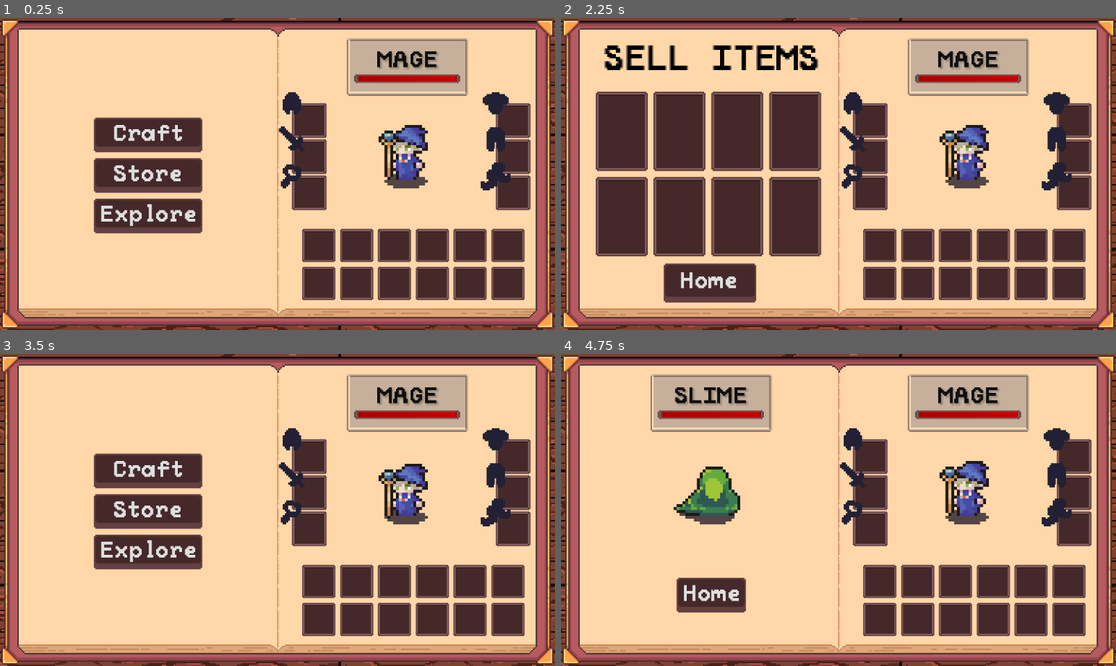
Above: before the commit, frames 1-4 (two rows, left to right).
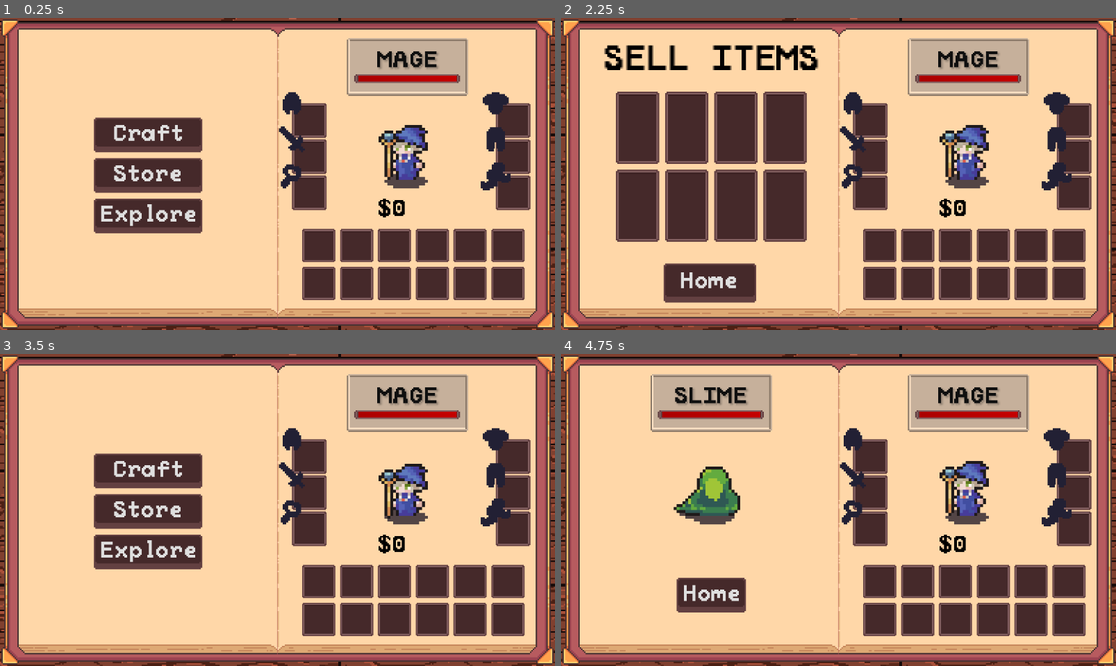
Above: after the commit, the same moments.

Repository: Blortlett/GodotIdle
Game: Godot game, scene res://Scenes/GuiNode.tscn
Same seed, same stepped clock (60 frames per second), same inputs: the game is played once before the commit and once after it.
Inputs:
- Up to frame 1 (0.25 s): no input
- Up to frame 2 (2.25 s): click "Craft" at 0.5 s; click "Home" at 1.25 s; click "Store" at 2 s
- Up to frame 3 (3.5 s): click "Home" at 2.75 s
- Up to frame 4 (4.75 s): click "Explore" at 3.5 s; click "Sunny Meadow" at 4.25 s

The runs differ from the first frame. In frame 1, 0.2% of the frame differs, in the area x 68-73%, y 57-64%; in frame 2, 11%, in the area x 6-73%, y 23-77%; in frame 3, 0.2%; in frame 4, 0.2%.

Commit message:
added in player data class. a bit unsure how I should tick down time on sellables

Diff:
--- a/Inventory/GameInventorys/ShopInventory.tres
+++ b/Inventory/GameInventorys/ShopInventory.tres
@@ -59,7 +59,35 @@
 mEquipmentType = 0
 metadata/_custom_type_script = "uid://bx52jjxmfncpj"
 
+[sub_resource type="Resource" id="Resource_7fkab"]
+script = ExtResource("2_c1fpj")
+amount = 0
+mIsEquipmentSlot = false
+mEquipmentType = 0
+metadata/_custom_type_script = "uid://bx52jjxmfncpj"
+
+[sub_resource type="Resource" id="Resource_pqwnt"]
+script = ExtResource("2_c1fpj")
+amount = 0
+mIsEquipmentSlot = false
+mEquipmentType = 0
+metadata/_custom_type_script = "uid://bx52jjxmfncpj"
+
+[sub_resource type="Resource" id="Resource_8hcb5"]
+script = ExtResource("2_c1fpj")
+amount = 0
+mIsEquipmentSlot = false
+mEquipmentType = 0
+metadata/_custom_type_script = "uid://bx52jjxmfncpj"
+
+[sub_resource type="Resource" id="Resource_fgcbg"]
+script = ExtResource("2_c1fpj")
+amount = 0
+mIsEquipmentSlot = false
+mEquipmentType = 0
+metadata/_custom_type_script = "uid://bx52jjxmfncpj"
+
 [resource]
 script = ExtResource("1_fbi5t")
-slots = Array[ExtResource("2_c1fpj")]([SubResource("Resource …(185 unchanged characters)… e_auakg"), SubResource("Resource_1xknk")])
+slots = Array[ExtResource("2_c1fpj")]([SubResource("Resource …(185 unchanged characters)… e_auakg"), SubResource("Resource_1xknk"), SubResource("Resource_7fkab"), SubResource("Resource_pqwnt"), SubResource("Resource_8hcb5"), SubResource("Resource_fgcbg")])
 metadata/_custom_type_script = "uid://dvu0cvlyuscvd"
--- a/Inventory/Scripts/scrInventoryItem.gd
+++ b/Inventory/Scripts/scrInventoryItem.gd
@@ -25,3 +25,4 @@
 @export var DefenseModifier: float;
 @export var MagicDefenseModifier: float;
 @export var HealAmount: float;
+@export var TimeToSell: float = 9;
--- a/Inventory/UI/InventoryUI/nInventoryUI.tscn
+++ b/Inventory/UI/InventoryUI/nInventoryUI.tscn
@@ -11,6 +11,7 @@
 [ext_resource type="PackedScene" uid="uid://dv0y07r2i4vmd" path="res://UI/HomeMenuUI/nHomeMenuUI.tscn" id="9_2bf1r"]
 [ext_resource type="PackedScene" uid="uid://2nnh4f80nnll" path="res://UI/DestinationMenuUI/nDestinationMenuUI.tscn" id="9_sfvvv"]
 [ext_resource type="Script" uid="uid://h20ddr8cjwko" path="res://UI/CombatMenuUI/scrCombatMenuUI.gd" id="10_2bf1r"]
+[ext_resource type="FontFile" uid="uid://n84lclh7eapu" path="res://Art/Fonts/PeaberryMono.ttf" id="10_e220e"]
 [ext_resource type="Resource" uid="uid://chhe8648spgs7" path="res://Inventory/GameInventorys/PlayerEquipmentInventory.tres" id="11_2hnsh"]
 [ext_resource type="Script" uid="uid://0k82eyh0nyh7" path="res://Inventory/Scripts/scrInventoryActions.gd" id="11_2xcof"]
 [ext_resource type="Script" uid="uid://cgimejhachxg6" path="res://Character/UI/scrCharacterDisplayController.gd" id="11_kbc3c"]
@@ -21,6 +22,10 @@
 [ext_resource type="SpriteFrames" uid="uid://p1na7ynjh28j" path="res://Character/Sprites/GoodGuys/sprfMage.tres" id="17_1n702"]
 [ext_resource type="SpriteFrames" uid="uid://bqcrmjx5wggrq" path="res://Character/Sprites/GoodGuys/sprfRanger.tres" id="18_5jg8s"]
 
+[sub_resource type="LabelSettings" id="LabelSettings_pgv5h"]
+font = ExtResource("10_e220e")
+font_color = Color(0.00459157, 0.00354284, 0.000437961, 1)
+
 [node name="GameUI" type="Control" node_paths=PackedStringArray("mSlotParent")]
 layout_mode = 3
 anchors_preset = 15
@@ -244,6 +249,23 @@
 mIsEquipmentSlot = true
 mEquipmentType = 5
 
+[node name="PlayerMoneyLabel" type="Label" parent="SystemUI/CharacterUI"]
+texture_filter = 1
+layout_mode = 1
+anchors_preset = 8
+anchor_left = 0.5
+anchor_top = 0.5
+anchor_right = 0.5
+anchor_bottom = 0.5
+offset_left = -19.0
+offset_top = 17.29
+offset_right = 21.0
+offset_bottom = 40.29
+grow_horizontal = 2
+grow_vertical = 2
+text = "$100"
+label_settings = SubResource("LabelSettings_pgv5h")
+
 [node name="DestinationMenuUI" parent="SystemUI" instance=ExtResource("9_sfvvv")]
 layout_mode = 1
 offset_left = -90.2439
@@ -261,6 +283,7 @@
 mouse_filter = 2
 
 [node name="CombatMenuUI" type="Control" parent="SystemUI" node_paths=PackedStringArray("ButtonParent")]
+visible = false
 layout_mode = 1
 anchors_preset = 8
 anchor_left = 0.5
@@ -297,6 +320,7 @@
 grow_vertical = 2
 
 [node name="CraftMenuUI" parent="SystemUI" instance=ExtResource("15_1n702")]
+visible = false
 layout_mode = 1
 
 [node name="ShopMenuUI" parent="SystemUI" instance=ExtResource("16_5jg8s")]
--- a/Inventory/UI/InventoryUI/scrINV_UI.gd
+++ b/Inventory/UI/InventoryUI/scrINV_UI.gd
@@ -1,5 +1,5 @@
 class_name InventoryUI extends Control;
-@export var mInv: Resource;
+@export var mInv: Inv;
 @export var mSlotParent: Node;
 var mSlots: Array[Node];
 var isOpen = false;
--- a/Scenes/GuiNode.tscn
+++ b/Scenes/GuiNode.tscn
@@ -13,6 +13,7 @@
 [ext_resource type="Script" uid="uid://dho7oenng3gns" path="res://Scripts/Managers/scrUIController.gd" id="11_gc5i1"]
 [ext_resource type="Script" uid="uid://daodhq5dbe7" path="res://Areas/scrAreaManager.gd" id="12_0l2m4"]
 [ext_resource type="Script" uid="uid://8dyup1wg1q7x" path="res://Scripts/Managers/scrConsumableManager.gd" id="12_xnu72"]
+[ext_resource type="Script" uid="uid://c6pgxkhlsuos4" path="res://Scripts/Data/scrPlayerData.gd" id="14_yplc7"]
 
 [node name="Node" type="Node"]
 
@@ -67,8 +68,5 @@
 script = ExtResource("12_xnu72")
 metadata/_custom_type_script = "uid://8dyup1wg1q7x"
 
-[node name="Control" type="Control" parent="."]
-layout_mode = 3
-anchors_preset = 0
-offset_right = 40.0
-offset_bottom = 40.0
+[node name="PlayerData" type="Node" parent="."]
+script = ExtResource("14_yplc7")
--- /dev/null
+++ b/Scripts/Data/scrPlayerData.gd
@@ -0,0 +1,14 @@
+class_name PlayerData extends Node
+var mPlayerMoney: int = 0;
+# Player money balance display
+@onready var mPlayerMoneyDisplay: Label = get_tree().get_root().get_node("Node/GameUI/SystemUI/CharacterUI/PlayerMoneyLabel")
+
+func _ready() -> void:
+	RefreshPlayerMoneyDisplay()
+
+func AddMoney(_MoneyToAdd: int):
+	mPlayerMoney += _MoneyToAdd;
+	RefreshPlayerMoneyDisplay()
+
+func RefreshPlayerMoneyDisplay():
+	mPlayerMoneyDisplay.text = "$"+str(mPlayerMoney)
--- a/Scripts/Managers/scrUIController.gd
+++ b/Scripts/Managers/scrUIController.gd
@@ -4,7 +4,7 @@
 @onready var HomeUI: Control = get_node("../GameUI/SystemUI/HomeMenuUI")
 @onready var DestinationUI: Control = get_node("../GameUI/SystemUI/DestinationMenuUI")
 @onready var EnemyCharacterUI: Control = get_node("../GameUI/SystemUI/CombatMenuUI")
-@onready var ShopMenuUI: Control = get_node("../GameUI/SystemUI/ShopMenuUI")
+@onready var mShopMenuUI: Control = get_node("../GameUI/SystemUI/ShopMenuUI")
 @onready var CraftingMenuUI: Control = get_node("../GameUI/SystemUI/CraftMenuUI")
 
 
@@ -22,7 +22,7 @@
 	HomeUI.visible = false
 	DestinationUI.visible = false
 	EnemyCharacterUI.visible = false
-	ShopMenuUI.visible = false
+	mShopMenuUI.visible = false
 	CraftingMenuUI.visible = false
 
 
@@ -39,7 +39,7 @@
 		GameState.StateType.EXPLORING:
 			EnemyCharacterUI.visible = true
 		GameState.StateType.SHOP:
-			ShopMenuUI.visible = true;
+			mShopMenuUI.visible = true;
 		GameState.StateType.CRAFTING:
 			CraftingMenuUI.visible = true;
 		_: # default case (Means shit's broken)
--- a/UI/CraftMenuUI/scrCraftMenuUI.gd
+++ b/UI/CraftMenuUI/scrCraftMenuUI.gd
@@ -4,8 +4,7 @@
 # Button storage
 @export var ButtonParent: GridContainer;
 var Buttons: Array[Button];
-# Button Spawnable
-@onready var mButton: PackedScene = preload("res://UI/ButtonUI/nButtonUI.tscn");
+# Button
 @onready var mHomeButton: Control = get_node("Button");
 
 # Gamestate Manager
--- /dev/null
+++ b/UI/ShopMenuUI/ShopSellSlot/nShopSellSlotUI.tscn
@@ -0,0 +1,19 @@
+[gd_scene load_steps=3 format=3 uid="uid://c1er7if1upeui"]
+
+[ext_resource type="Script" uid="uid://bnvy1v21xb85c" path="res://UI/ShopMenuUI/ShopSellSlot/scrShopSellSlot.gd" id="1_bxk34"]
+[ext_resource type="PackedScene" uid="uid://0luyfwm87ckl" path="res://Inventory/UI/InventoryUI/nInvSlotUI.tscn" id="1_j2241"]
+
+[node name="ShopSellSlotUI" type="Control"]
+layout_mode = 3
+anchors_preset = 0
+script = ExtResource("1_bxk34")
+
+[node name="InvSlotUI" parent="." instance=ExtResource("1_j2241")]
+custom_minimum_size = Vector2(36, 55)
+layout_mode = 2
+anchors_preset = 0
+anchor_right = 0.0
+anchor_bottom = 0.0
+offset_left = -40.0
+offset_right = -4.0
+offset_bottom = 55.0
--- /dev/null
+++ b/UI/ShopMenuUI/ShopSellSlot/scrShopSellSlot.gd
@@ -0,0 +1,2 @@
+class_name ShopSellSlot extends Node
+@onready var mInventorySlot = get_node("InvSlotUI")
--- a/UI/ShopMenuUI/nShopMenuUI.tscn
+++ b/UI/ShopMenuUI/nShopMenuUI.tscn
@@ -27,9 +27,9 @@
 anchors_preset = 4
 anchor_top = 0.5
 anchor_bottom = 0.5
-offset_left = 23.0
+offset_left = 37.0
 offset_top = -57.0
-offset_right = 254.785
+offset_right = 268.785
 offset_bottom = 57.0
 grow_vertical = 2
 mouse_filter = 2
@@ -39,35 +39,35 @@
 mSlotParent = NodePath(".")
 
 [node name="InvSlotUI" parent="InventoryGrid" instance=ExtResource("1_185nt")]
-custom_minimum_size = Vector2(36, 55)
+custom_minimum_size = Vector2(30, 50)
 layout_mode = 2
 
 [node name="InvSlotUI2" parent="InventoryGrid" instance=ExtResource("1_185nt")]
-custom_minimum_size = Vector2(36, 55)
+custom_minimum_size = Vector2(30, 50)
 layout_mode = 2
 
 [node name="InvSlotUI3" parent="InventoryGrid" instance=ExtResource("1_185nt")]
-custom_minimum_size = Vector2(36, 55)
+custom_minimum_size = Vector2(30, 50)
 layout_mode = 2
 
 [node name="InvSlotUI4" parent="InventoryGrid" instance=ExtResource("1_185nt")]
-custom_minimum_size = Vector2(36, 55)
+custom_minimum_size = Vector2(30, 50)
 layout_mode = 2
 
 [node name="InvSlotUI5" parent="InventoryGrid" instance=ExtResource("1_185nt")]
-custom_minimum_size = Vector2(36, 55)
+custom_minimum_size = Vector2(30, 50)
 layout_mode = 2
 
 [node name="InvSlotUI6" parent="InventoryGrid" instance=ExtResource("1_185nt")]
-custom_minimum_size = Vector2(36, 55)
+custom_minimum_size = Vector2(30, 50)
 layout_mode = 2
 
 [node name="InvSlotUI7" parent="InventoryGrid" instance=ExtResource("1_185nt")]
-custom_minimum_size = Vector2(36, 55)
+custom_minimum_size = Vector2(30, 50)
 layout_mode = 2
 
 [node name="InvSlotUI8" parent="InventoryGrid" instance=ExtResource("1_185nt")]
-custom_minimum_size = Vector2(36, 55)
+custom_minimum_size = Vector2(30, 50)
 layout_mode = 2
 
 [node name="Label" type="Label" parent="."]
--- a/UI/ShopMenuUI/scrShopMenuUI.gd
+++ b/UI/ShopMenuUI/scrShopMenuUI.gd
@@ -1,15 +1,33 @@
 class_name ShopMenuUI extends Control
-@onready var mButtonParent = get_node("ButtonParent")
-# Button Spawnable
-@onready var mButton: Control = get_node("Button");
+# HomeButton
+@onready var mHomeButtonParent = get_node("ButtonParent")
+@onready var mHomeButton: Control = get_node("Button");
+# Shop Inventory
+@onready var mShopInventoryUI: InventoryUI = get_node("InventoryGrid")
+@onready var mShopInventory: Inv = mShopInventoryUI.GetInventory();
 #Game manager object ref
 @onready var mGameStateManager: GameStateManager = get_tree().get_root().get_node("Node/GameStateManager")
 
+# Sell Item Variables
+var iUnlockedSellSlots: int = 4;
+var iItemsForSale: int = 0;
+var fSellSlotTimer: Array[float];
+
 func _ready() -> void:
-	ImplementButton(mButton);
+	# Connect Home button to return home function
+	ImplementButton(mHomeButton);
+	# Create SellTimers
+	for i in range(iUnlockedSellSlots):
+		fSellSlotTimer.append(0.0)
+
+
+func TickSellSlots(delta_time: float):
+	for i in iUnlockedSellSlots:
+		if mShopInventory.slots[i].item != null:
+			fSellSlotTimer[i] -= delta_time;
+
 
 func ReturnHome():
 	mGameStateManager.SwapToHomeState()
-
 func ImplementButton(_Button):
 	_Button.pressed.connect(ReturnHome)
Not shown: 1 places in Inventory/GameInventorys/ShopInventory.tres that only renumber resources
Not shown: 1 places in Inventory/UI/InventoryUI/nInventoryUI.tscn that only renumber resources
Not shown: 1 places in Scenes/GuiNode.tscn that only renumber resources
Not shown, added: Scripts/Data/scrPlayerData.gd.uid
Not shown, added: UI/ShopMenuUI/ShopSellSlot/scrShopSellSlot.gd.uid
